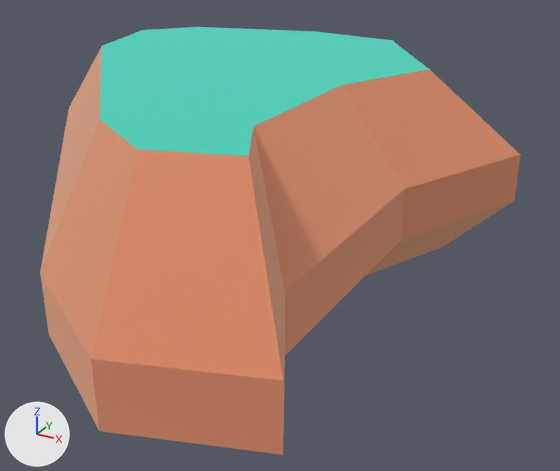
The glTF model client/assets/models/nature/rock_largeA.glb, before and after one commit.
One viewpoint serves both versions: a 50 mm lens placed at (0.598, -0.887, 0.424), pointed at (0.106, 0.007, -0.023). Lighting does not change. The marker at lower left points along +X, +Y and +Z. The first picture is the older version. Where no turn or scale is listed for an object, it has been applied to the vertices.

The older version as bpy lines, for what is in view:
```python
mat_grass = principled_material('grass')
mat_grass.base_color = (0.173, 0.847, 0.722)  # cyan #73eddd
mat_grass.metallic = 1.0
mat_grass.roughness = 1.0
me_mesh_rock_largea = bpy.data.meshes.new('Mesh rock_largeA')
me_mesh_rock_largea.from_pydata(...)  # 42 vertices, 80 faces; spans x -0.392..0.392, y -0.508..0.508, z 0.0..0.26
# faces by material slot: [71, 9]
me_mesh_rock_largea.materials.append(mat_dirt)  # beige #f2be9e
me_mesh_rock_largea.materials.append(mat_grass)  # cyan #73eddd
ob_rock_largea = bpy.data.objects.new('rock_largeA', me_mesh_rock_largea)
ob_rock_largea.location = (0.0, 0.0, -0.05)
```
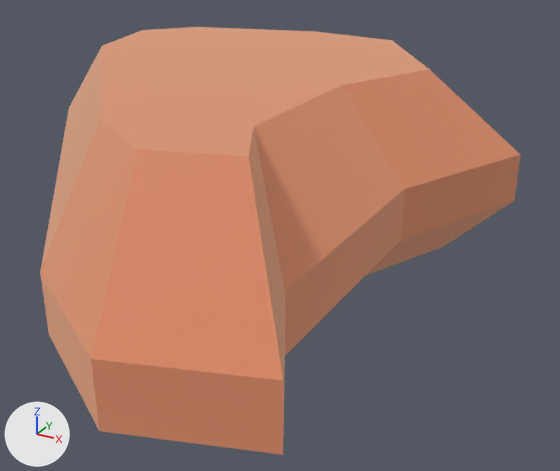
Commit message: fix: rock grass material patched in GLB + simplify FixMaterials

Boxes (x1, y1, x2, y2) around the edits, measured in the pictures (560 x 471 px):
'rock_largeA', recoloured (cyan to beige): (96, 27, 432, 160) in both

Edits to the bpy script that builds the scene:
```text
Change mat_grass:
    mat_grass.base_color: (0.173, 0.847, 0.722) -> (0.89, 0.51, 0.34)  # cyan #73eddd -> beige #f2bd9e
Remove ob_tmpparent:
    ob_tmpparent = bpy.data.objects.new('tmpParent', None)
    ob_tmpparent.location = (0.0, 0.0, 0.0)
```
